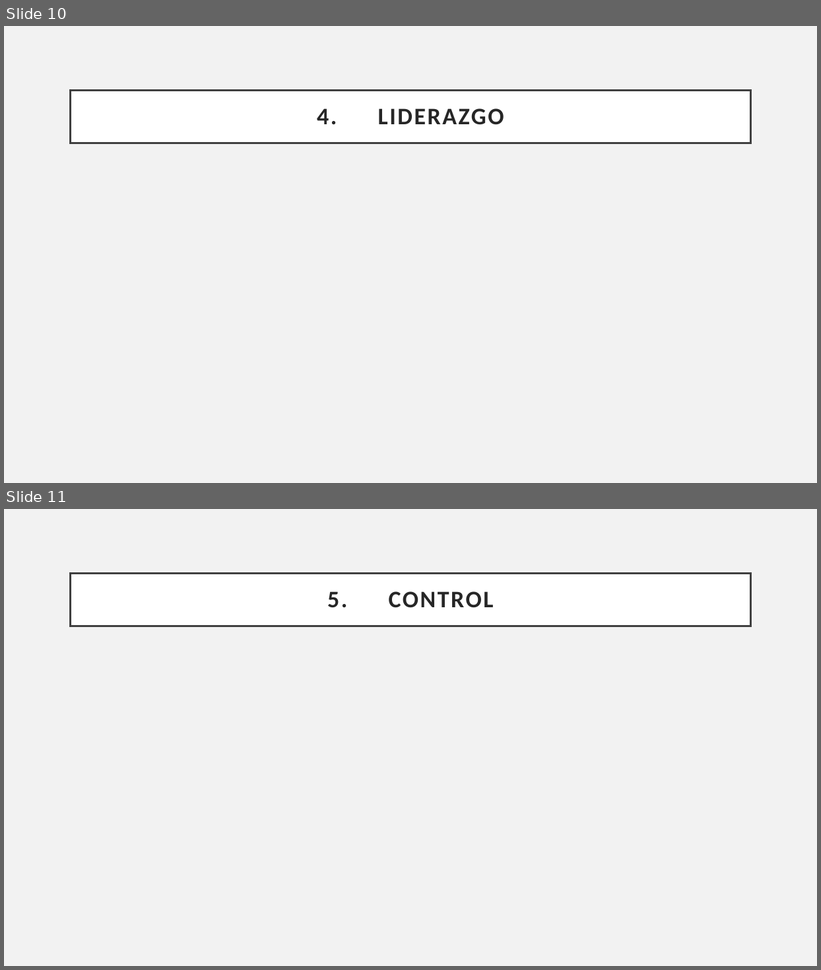
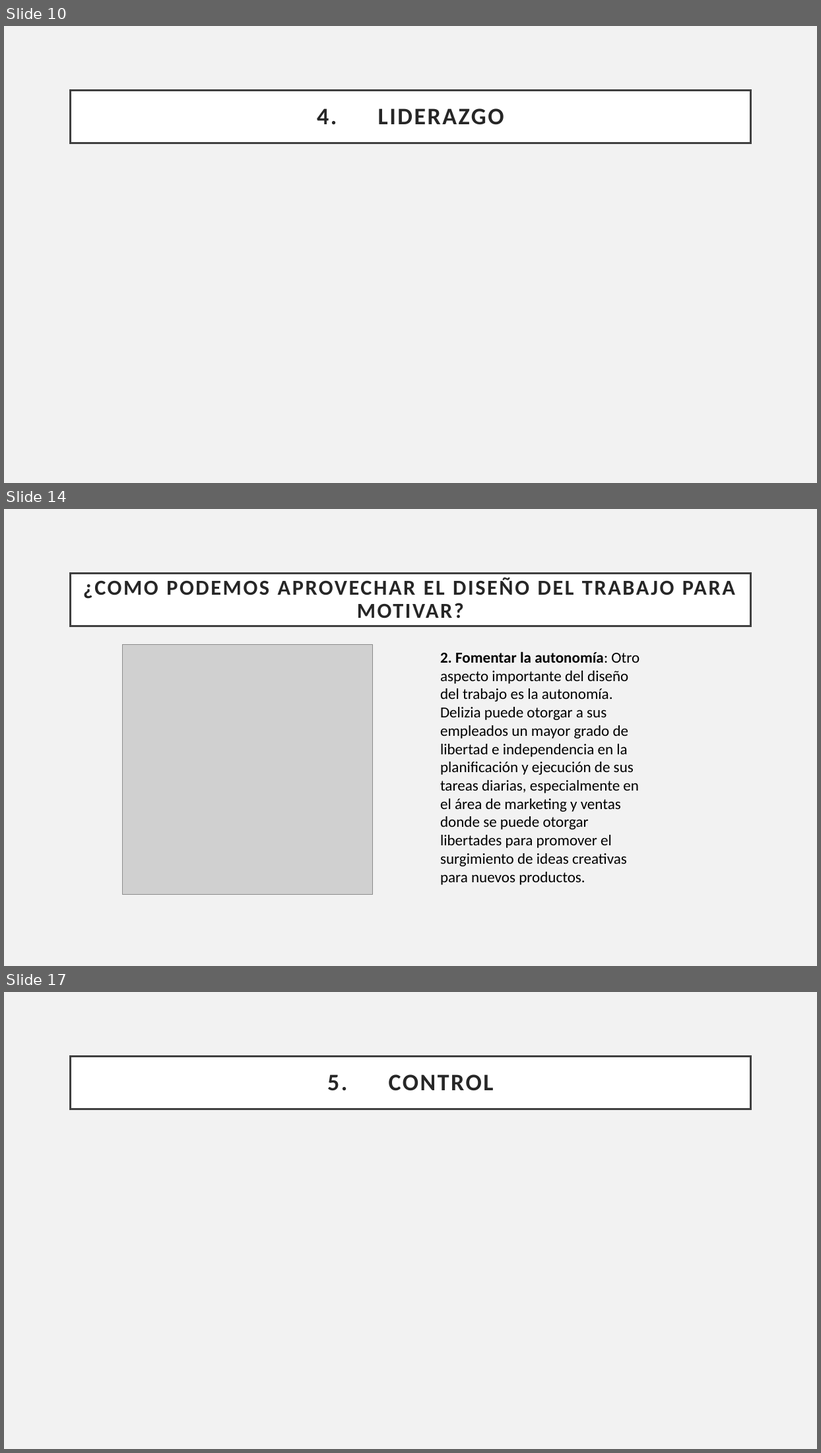
Before and after one commit to Sstrmn1/presentacionAdministracion, a slide deck: Presentacion - Exposicion.pptx. Shown one above the other, each under a label of ours: slides 10 and 11 before the commit, slides 10, 14 and 17 after it; the slides between them are not shown. The pictures are 821x970 and 821x1453 pixels, drawn with LibreOffice and Linux fonts; fonts in the diff are those of the drawing; grey boxes stand for pictures. Boxes give left, top, right and bottom in pixels: in the first picture for what was removed or moved away, otherwise in the second. Text is boxed around its words. In the diff, an @@ line names an element or a change of style, - is before the commit and + after.

```diff
--- a/Presentacion - Exposicion.pptx
+++ b/Presentacion - Exposicion.pptx
@@ slide 14 added at [4, 509, 817, 966], background #F2F2F2 @@
@@ title added at [71, 573, 751, 626], fill #FFFFFF, outline #404040 2.5 pt, 25.2 pt, text #262626, bold @@
+¿COMO PODEMOS APROVECHAR EL DISEÑO DEL TRABAJO PARA MOTIVAR?
@@ picture added at [123, 645, 373, 895] @@
@@ text added at [440, 652, 640, 885], 18 pt, text #000000 @@
+2. Fomentar la autonomía: Otro aspecto importante del diseño del trabajo es la autonomía. Delizia puede otorgar a sus empleados un mayor grado de libertad e independencia en la planificación y ejecución de sus tareas diarias, especialmente en el área de marketing y ventas donde se puede otorgar libertades para promover el surgimiento de ideas creativas para nuevos productos.
@@ what was slide 11 is now slide 17 @@
```
Also in this commit, not shown: 5 other slides added.
